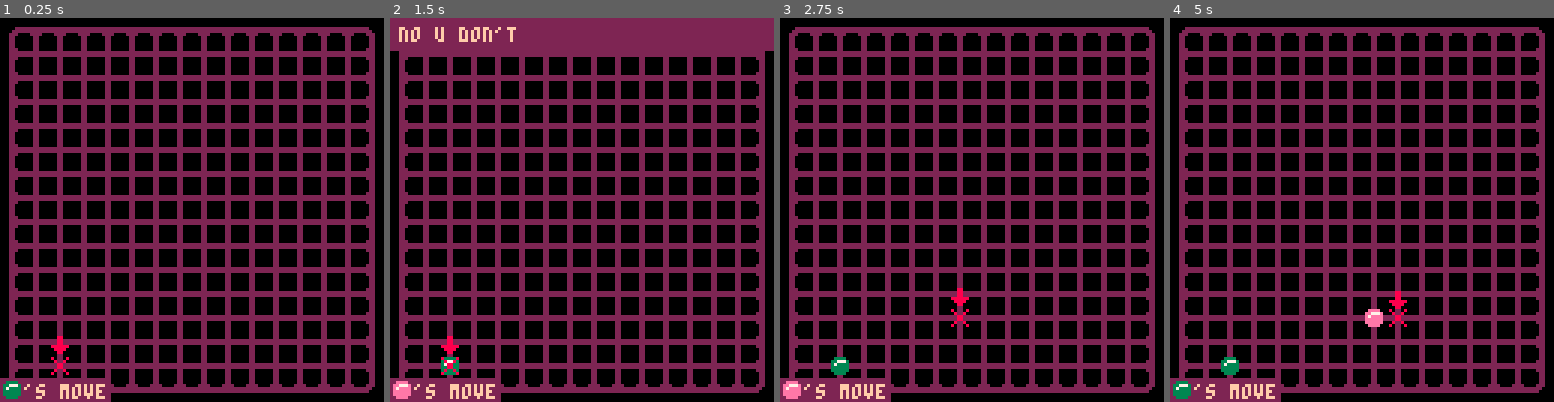
Above: before the commit, frames 1-4 (left to right).
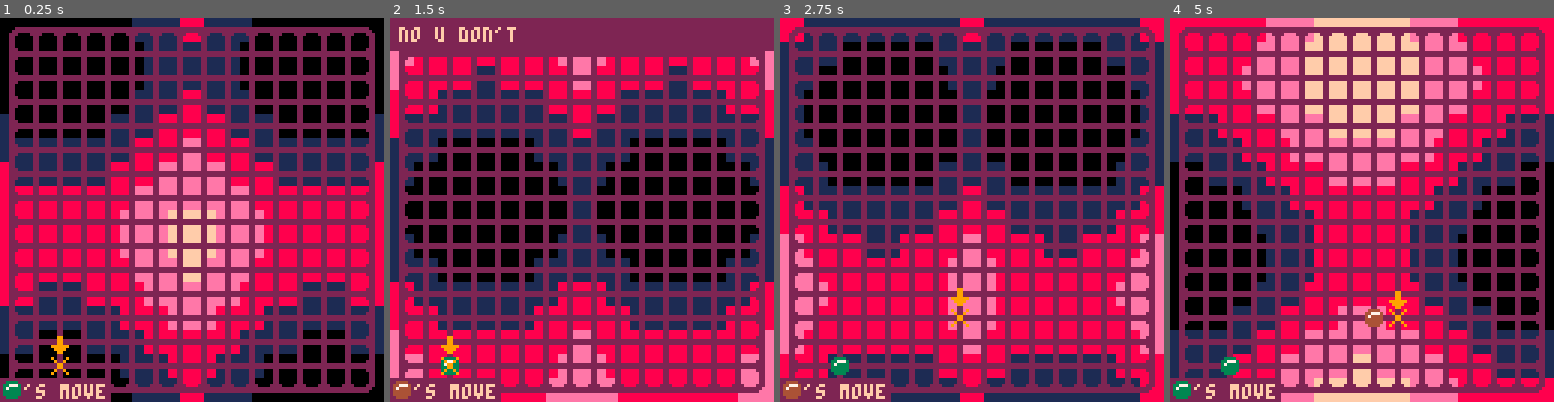
Above: after the commit, the same moments.

Repository: Sk0v0r0d4/gomokuminusone
Game: PICO-8 cartridge newgame.p8
Same seed, same stepped clock (60 frames per second), same inputs: the game is played once before the commit and once after it.
Inputs:
- Up to frame 1 (0.25 s): no input
- Up to frame 2 (1.5 s): tap X (X key) at 0.33, 1.07 s
- Up to frame 3 (2.75 s): hold Right 1.6-2.1 s; tap X (X key) at 1.85 s; hold Up 2.15-2.42 s; hold Right from 2.47 s (still down)
- Up to frame 4 (5 s): tap X (X key) at 2.97, 4.08 s; release Right at 3.03 s; hold Left 3.08-3.58 s; hold Down 3.63-3.97 s; hold Right 4.02-4.68 s; hold Up from 4.73 s (still down)

The runs differ from the first frame. In frame 1, 40% of the frame differs, in the area x 0-100%, y 0-100%; in frame 2, 36%; in frame 3, 42%; in frame 4, 47%.

Commit message:
bg without rotating yet

Diff:
--- a/bg_gfx.lua
+++ b/bg_gfx.lua
@@ -0,0 +1,26 @@
+gradient = {
+    0, 1, 8, 14, 15
+}
+
+function bg_color(x, y)
+    x += fc / 40
+    y -= fc / 60
+    x += cos(fc / 145) * 3
+    y += cos(fc / 99) * 3
+    sin_1 = abs(sin(x / 30) + 0.99)
+    sin_2 = abs(sin(y / 15) + 0.99)
+    index = ceil((sin_1 + sin_2) * 1.2)
+    return gradient[index]
+end
+
+function bg_draw()
+    for i = 0, 15 do
+        for j = 0, 15 do
+            local x = i * 4
+            local y = j * 8
+            local col = bg_color(i, j)
+            rectfill(x, y, x + 3, y + 7, col)
+            rectfill(124 - x, y, 124 - x + 3, y + 7, col)
+        end
+    end
+end
--- a/underscores.lua
+++ b/underscores.lua
@@ -24,6 +24,7 @@
 
 function draw()
     cls()
+    bg_draw()
     gameplay_draw()
     popup_draw()
 end
Not shown, changed: 19 lines of the sprite sheet (__gfx__) section of newgame.p8
